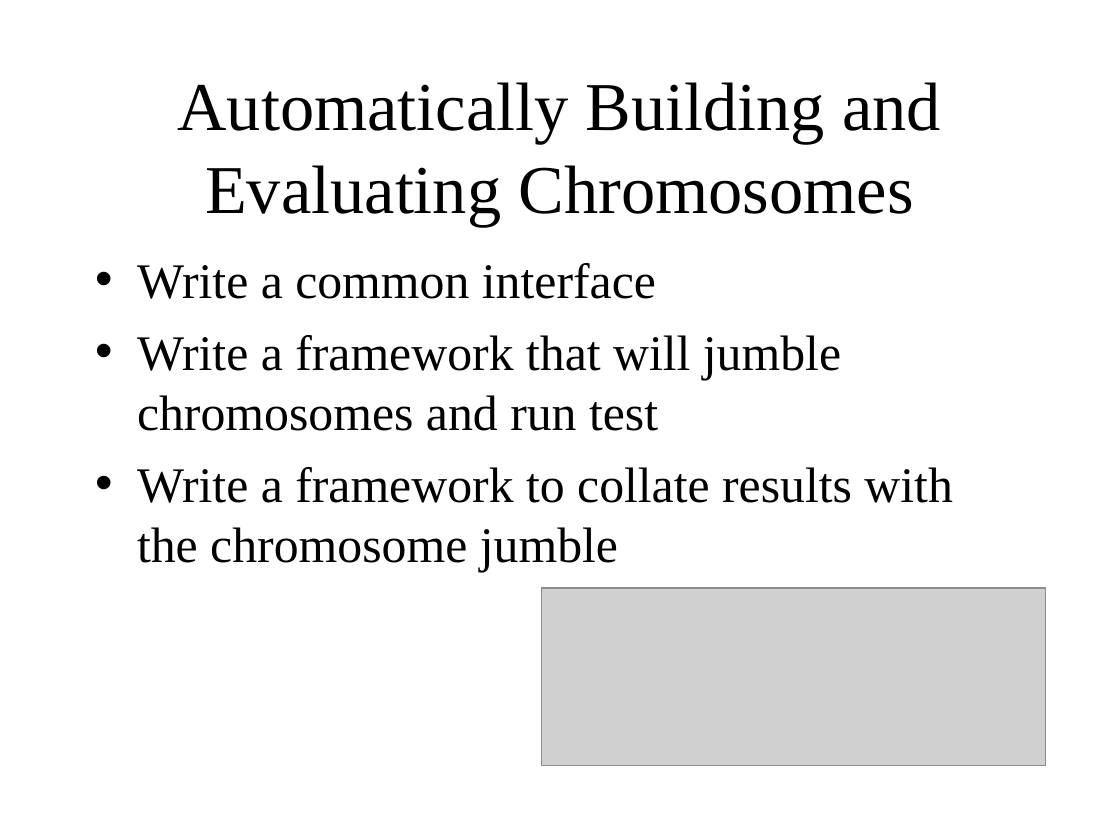
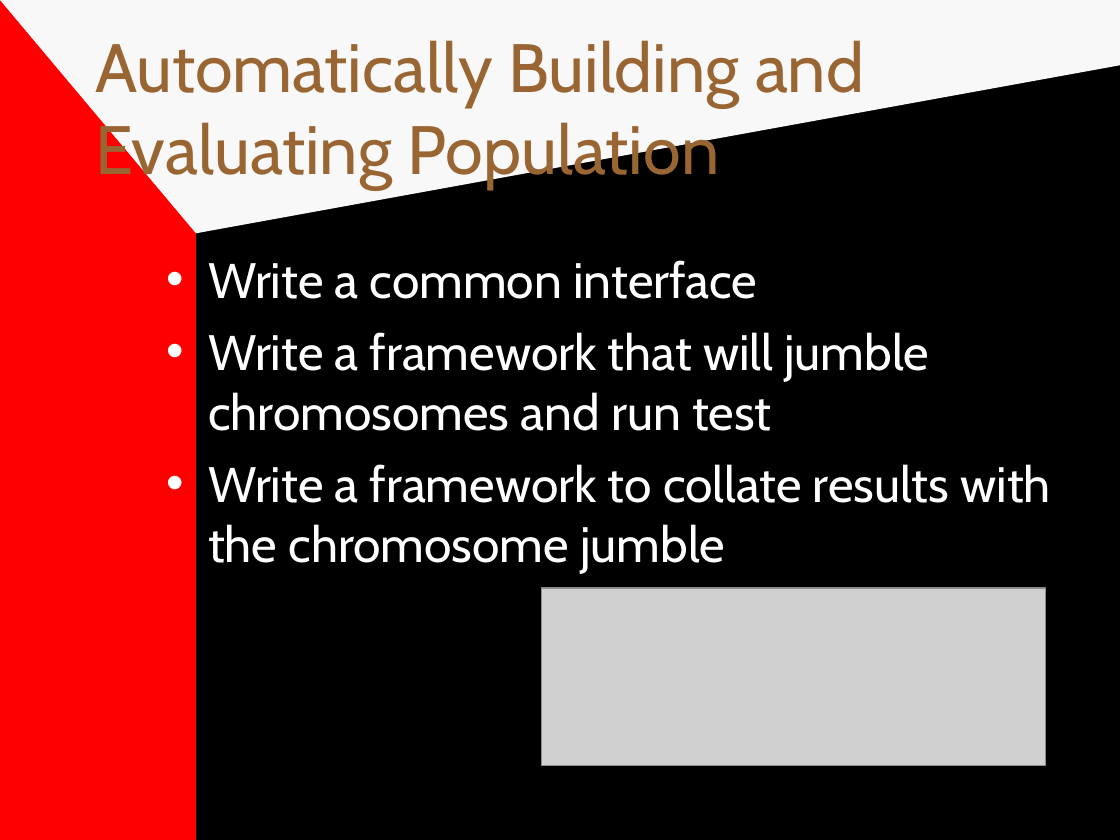
Before and after one commit to jkbishop8/GeneticAlgorithmsForAI, a slide deck: slide 27 of genetic_algorithms_and_rubywarrior_presentation.ppt (slide 17 before the commit). Drawn at 1120x840 pixels with LibreOffice and Linux fonts; fonts in the diff are those of the drawing; grey boxes stand for pictures. Boxes give left, top, right and bottom in pixels: in the first picture for what was removed or moved away, otherwise in the second. Text is boxed around its words. In the diff, an @@ line names an element or a change of style, - is before the commit and + after.

```diff
--- a/genetic_algorithms_and_rubywarrior_presentation.ppt
+++ b/genetic_algorithms_and_rubywarrior_presentation.ppt
@@ background #FFFFFF to #808080 @@
@@ rectangle added at box(0, 0, 196, 840), fill #FF0000 @@
@@ freeform shape added at box(0, 0, 1120, 233), fill #F8F8F8 @@
@@ title "Automatically Building and Evaluating Population" at box(95, 40, 864, 190): vertical alignment middle to top @@
@@ rectangle added at box(196, 0, 1120, 840), fill #000000 @@
@@ title at box(95, 40, 864, 190): text changed; font Times New Roman to Cabin; text colour #000000 to #996633 @@
-Automatically Building and Evaluating Chromosomes
+Automatically Building and Evaluating Population
@@ text "Write a common interface": place and size @@
-text "Write a common interface" at box(137, 263, 952, 572)
+text "Write a common interface" at box(208, 260, 1051, 572)
@@ text "Write a common interface" at box(208, 260, 1051, 572): font Times New Roman to Cabin, text colour #000000 to #FFFFFF; bullet colour #000000 to #FFFFFF @@
```
Also in this commit, not shown: 22 other slides changed, 27 slides added, 1 slide removed.
